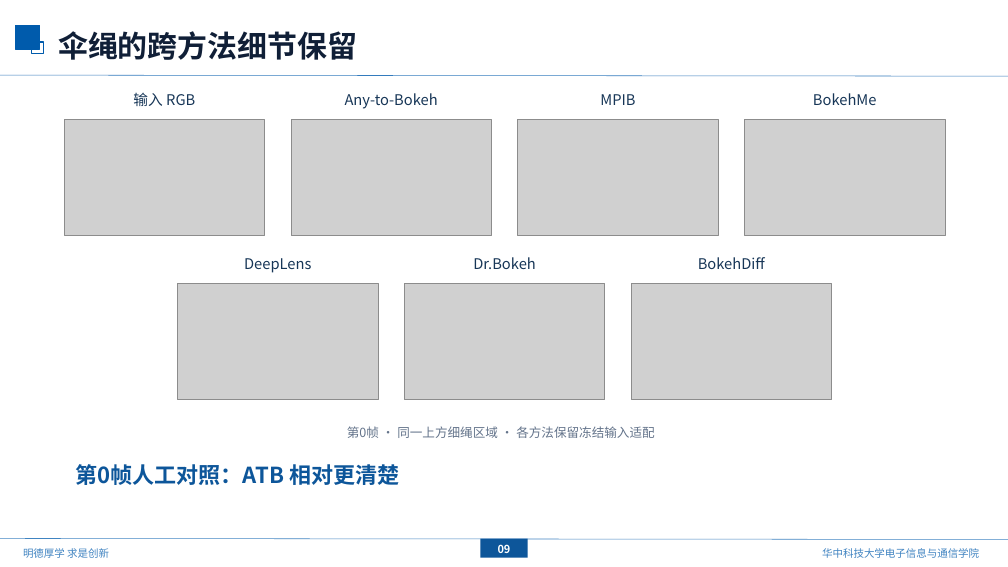
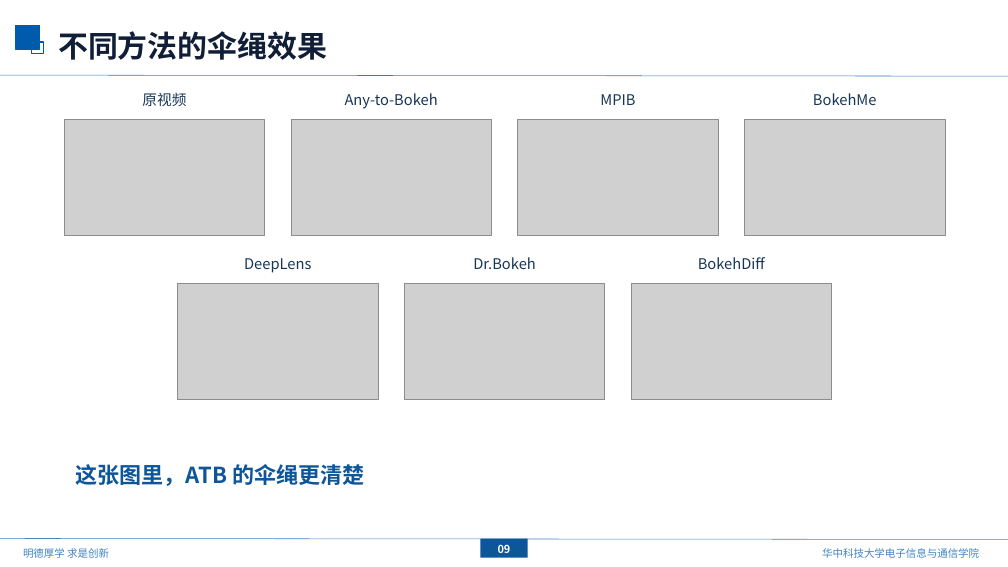
Before and after one commit to mengmcy1/OPPO-depth-guided-video-bokeh, a slide deck: slide 10 of 汇报/2026-10-16_基线更新与ATB分析/基线更新与ATB分析_1016.pptx. Drawn at 1008x567 pixels with LibreOffice and Linux fonts; fonts in the diff are those of the drawing; grey boxes stand for pictures; background and template pictures are left out. Boxes give left, top, right and bottom in pixels: in the first picture for what was removed or moved away, otherwise in the second. Text is boxed around its words. In the diff, an @@ line names an element or a change of style, - is before the commit and + after.

```diff
--- a/汇报/2026-10-16_基线更新与ATB分析/基线更新与ATB分析_1016.pptx
+++ b/汇报/2026-10-16_基线更新与ATB分析/基线更新与ATB分析_1016.pptx
@@ text at bbox=[58, 31, 327, 60]: text changed @@
-伞绳的跨方法细节保留
+不同方法的伞绳效果
@@ text at bbox=[142, 92, 186, 106]: text changed @@
-输入 RGB
+原视频
@@ text removed at bbox=[347, 426, 654, 438] @@
-第0帧 · 同一上方细绳区域 · 各方法保留冻结输入适配
@@ text at bbox=[76, 464, 364, 486]: text changed @@
-第0帧人工对照：ATB 相对更清楚
+这张图里，ATB 的伞绳更清楚
```
Also in this commit, not shown: 3 other slides changed, 2 other files.
